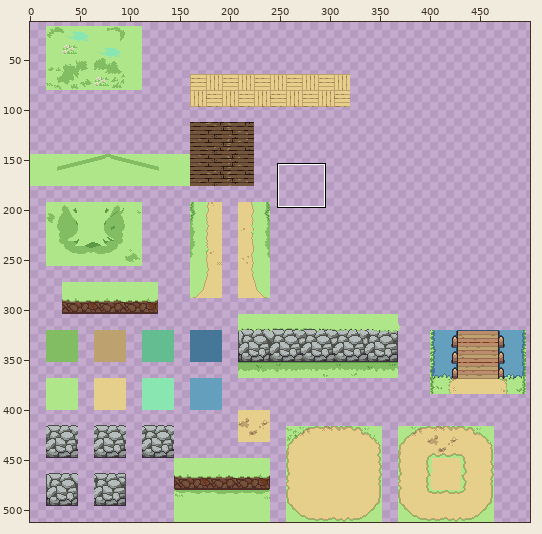
Two versions of one sprite sheet, RPG/Assets/Sprites/Hero Village/GroundTiles.png. The first picture is a wide view before the edit; the outline marks the close-up.
Close-up. Before the commit:
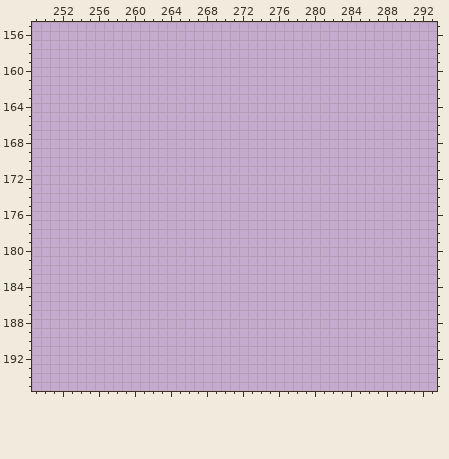
The file is 512x512 pixels. Shown: x 249..293, y 155..195. The wide view leaves out empty margins.
The result:
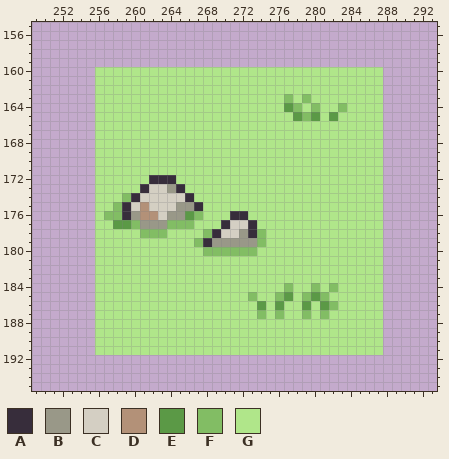
Palette (. is transparent): A #372d3b  B #999888  C #d4cfc3  D #b39178  E #5b9946  F #82bd64  G #b0e68a
What changed:
@@ x 249..293 @@
 159 .............................................
-160 .............................................
-161 .............................................
-162 .............................................
-163 .............................................
-164 .............................................
-165 .............................................
-166 .............................................
-167 .............................................
-168 .............................................
-169 .............................................
-170 .............................................
-171 .............................................
-172 .............................................
-173 .............................................
-174 .............................................
-175 .............................................
-176 .............................................
-177 .............................................
-178 .............................................
-179 .............................................
-180 .............................................
-181 .............................................
-182 .............................................
-183 .............................................
-184 .............................................
-185 .............................................
-186 .............................................
-187 .............................................
-188 .............................................
-189 .............................................
-190 .............................................
-191 .............................................
+160 .......GGGGGGGGGGGGGGGGGGGGGGGGGGGGGGGG......
+161 .......GGGGGGGGGGGGGGGGGGGGGGGGGGGGGGGG......
+162 .......GGGGGGGGGGGGGGGGGGGGGGGGGGGGGGGG......
+163 .......GGGGGGGGGGGGGGGGGGGGGFGFGGGGGGGG......
+164 .......GGGGGGGGGGGGGGGGGGGGGEFGFGGFGGGG......
+165 .......GGGGGGGGGGGGGGGGGGGGGGEFEGEGGGGG......
+166 .......GGGGGGGGGGGGGGGGGGGGGGGGGGGGGGGG......
+167 .......GGGGGGGGGGGGGGGGGGGGGGGGGGGGGGGG......
+168 .......GGGGGGGGGGGGGGGGGGGGGGGGGGGGGGGG......
+169 .......GGGGGGGGGGGGGGGGGGGGGGGGGGGGGGGG......
+170 .......GGGGGGGGGGGGGGGGGGGGGGGGGGGGGGGG......
+171 .......GGGGGGGGGGGGGGGGGGGGGGGGGGGGGGGG......
+172 .......GGGGGGAAAGGGGGGGGGGGGGGGGGGGGGGG......
+173 .......GGGGGACCBAGGGGGGGGGGGGGGGGGGGGGG......
+174 .......GGGFACCCCCAGGGGGGGGGGGGGGGGGGGGG......
+175 .......GGFACDCCCBBAGGGGGGGGGGGGGGGGGGGG......
+176 .......GFFABDDCBBEFGGGAAGGGGGGGGGGGGGGG......
+177 .......GGEEFBBBFFFGGGACCAGGGGGGGGGGGGGG......
+178 .......GGGGGFFFGGGGFACCBAFGGGGGGGGGGGGG......
+179 .......GGGGGGGGGGGFABBBBBFGGGGGGGGGGGGG......
+180 .......GGGGGGGGGGGGFFFFFFGGGGGGGGGGGGGG......
+181 .......GGGGGGGGGGGGGGGGGGGGGGGGGGGGGGGG......
+182 .......GGGGGGGGGGGGGGGGGGGGGGGGGGGGGGGG......
+183 .......GGGGGGGGGGGGGGGGGGGGGGGGGGGGGGGG......
+184 .......GGGGGGGGGGGGGGGGGGGGGFGGFGFGGGGG......
+185 .......GGGGGGGGGGGGGGGGGFGGFEGFEFGGGGGG......
+186 .......GGGGGGGGGGGGGGGGGGEGEGGEGEFGGGGG......
+187 .......GGGGGGGGGGGGGGGGGGFGFGGFGFGGGGGG......
+188 .......GGGGGGGGGGGGGGGGGGGGGGGGGGGGGGGG......
+189 .......GGGGGGGGGGGGGGGGGGGGGGGGGGGGGGGG......
+190 .......GGGGGGGGGGGGGGGGGGGGGGGGGGGGGGGG......
+191 .......GGGGGGGGGGGGGGGGGGGGGGGGGGGGGGGG......
 192 .............................................
Changed places in both close-ups, as pixel boxes (x1, y1, x2, y2):
added: (95, 67, 383, 355)
